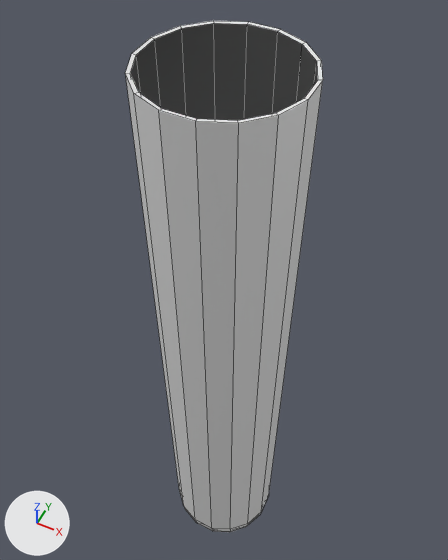
The FBX model Assets/3d Modles/source/GlassTube.fbx: old version first, new version second.
The view is the same before and after, from a 50 mm lens placed at (0.0259, -0.0519, 0.1325), pointed at (-0.0051, 0.01, 0.0551). Arrows for +X, +Y and +Z are at lower left; the lights stay in place. The first picture is the older version. Mesh edges are drawn as thin lines. Where no turn or scale is listed for an object, it has been applied to the vertices.

Script lines for the objects in view, before the commit:
```python
me_sphere = bpy.data.meshes.new('Sphere')
me_sphere.from_pydata(...)  # 288 vertices, 274 faces; spans x -0.0098..0.0098, y -0.0098..0.0098, z -0.0098..0.1
ob_glasstube = bpy.data.objects.new('GlassTube', me_sphere)
ob_glasstube.location = (0.0, 0.0, 0.0)
```
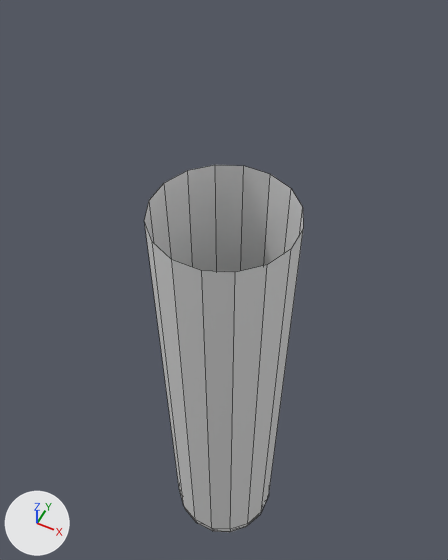
What differs and where, as boxes [x1, y1, x2, y2] in the pictures (448 x 560 px):
'GlassTube', reshaped (20% narrower, 28% shorter): before [125, 21, 323, 532]; after [144, 165, 303, 532]
part 1 of me_sphere, cut back: before [125, 21, 323, 495]; after [144, 165, 303, 495]

What changed in the scene script:
```text
Change me_sphere:
    used by ob_glasstube; location = (0.0, 0.0, 0.0)
    remove me_sphere.from_pydata(...)  # 288 vertices, 274 faces; spans x -0.0098..0.0098, y -0.0098..0.0098, z -0.0098..0.1
    add me_sphere.from_pydata(...)  # 144 vertices, 129 faces; spans x -0.0098..0.0098, y -0.0098..0.0098, z -0.0098..0.08
    me_sphere part 1
    144 vertices are removed from x -0.0093..0.0093, y -0.0093..0.0093, z -0.0088..0.0999
    145 faces are deleted
    16 vertices in x -0.0098..0.0098, y -0.0098..0.0098, z 0.1 move by (0.0, 0.0, -0.02)
```
